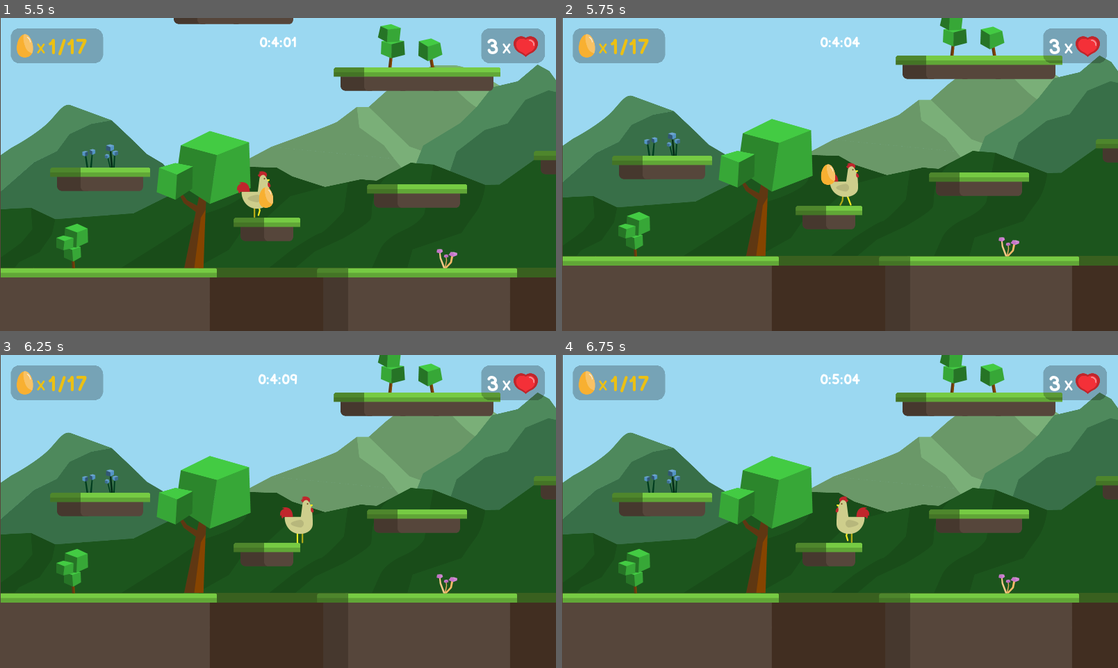
Above: before the commit, frames 1-4 (two rows, left to right).
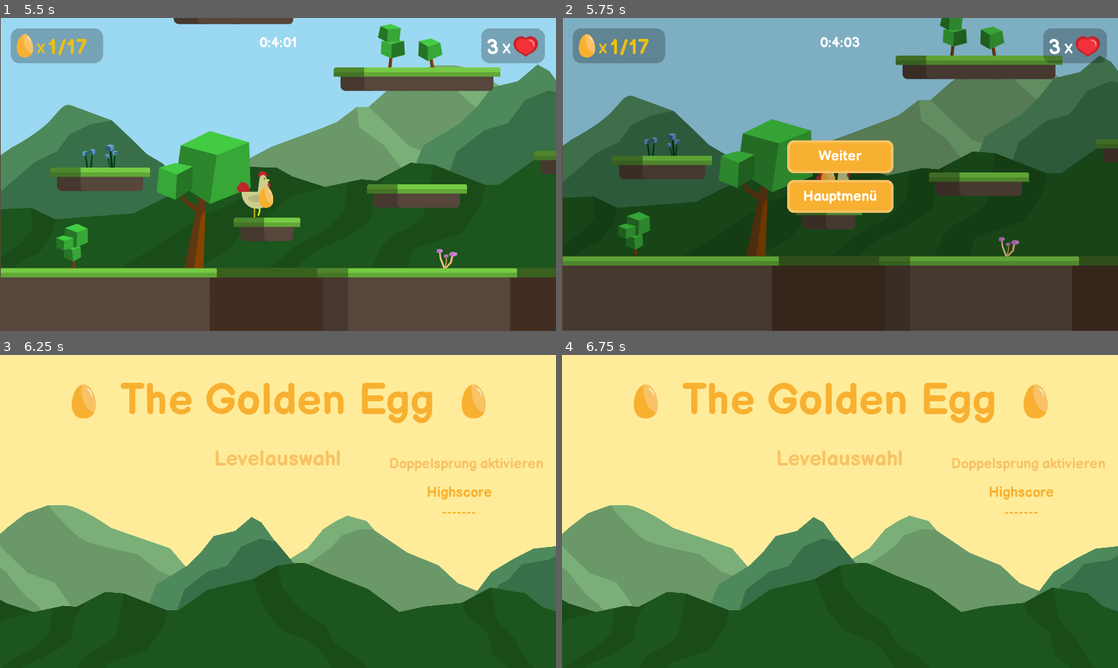
Above: after the commit, the same moments.

Repository: CutieCat2804/TheGoldenEgg
Game: Godot game, scene res://Scenes/Menus/TitleMenu/TitleMenu.tscn
The game is run twice, just before and just after one commit, with the same random seed, the same clock (stepped at 60 frames per second) and the same inputs.
Inputs (mouse positions are in pixels of both pictures, inside the frame that each line leads up to):
- Up to frame 1 (5.5 s): click "Levelauswahl" at 0.5 s; click "1" at 1.25 s; hold Right (right) 2.03-3.53 s; tap Space (jump) at 2.27, 3.02, 4.52, 5.27 s; hold A (left) 3.53-4.28 s; hold Right (right) from 4.28 s (still down)
- Up to frame 2 (5.75 s): keep holding Right (right); tap Escape (pause) at 5.65 s
- Up to frame 3 (6.25 s): release Right (right) at 5.75 s; click (278, 533) at 5.75 s, where only the run after the commit has a clickable "Hauptmenü"
- Up to frame 4 (6.75 s): hold A (left) from 6.53 s (still down)

Frame 1 is identical in both runs. In frame 2, 46% of the frame differs, in the area x 0-100%, y 0-80%; in frame 3, 98%, in the area x 0-100%, y 0-100%; in frame 4, 98%.

Commit message:
fixes

Diff:
--- a/Scenes/Globals.gd
+++ b/Scenes/Globals.gd
@@ -9,6 +9,7 @@
 var life
 var level
 var coinCount
+var levelName
 
 func _ready():
 	highscore = "-------"
--- a/Scenes/Level/HUD.gd
+++ b/Scenes/Level/HUD.gd
@@ -7,7 +7,6 @@
 # holt sich den Timer aus dem NodeTree
 onready var winningTimer = get_node("WinningTimer")
 onready var timerLabel = get_node("TimerLabel")
-onready var hud = get_node(".")
 
 var ms = 0
 var s = 0
--- a/Scenes/Menus/LevelSelect/LevelSelect.gd
+++ b/Scenes/Menus/LevelSelect/LevelSelect.gd
@@ -4,6 +4,7 @@
 	$DoubleJumpLabel.text = ""
 
 func _on_Level_pressed(name: String, doubleJumpRequired: bool):
+	Globals.levelName = name
 	if doubleJumpRequired == true && Globals.doubleJumpActive == true:
 		Globals.level = "res://Scenes/Level/"+ name +".tscn"
 		get_tree().change_scene(Globals.level)
--- a/Scenes/Menus/PauseMenu/PauseMenu.gd
+++ b/Scenes/Menus/PauseMenu/PauseMenu.gd
@@ -12,7 +12,7 @@
 
 func _input(event):
 	# Pause Menu öffnet sich nur in der Level Szene
-	if get_tree().current_scene.name == Globals.level:
+	if get_tree().current_scene.name == Globals.levelName:
 		# checkt ob Escape gedrückt wurde
 		if event.is_action_pressed("pause"):
 			$Overlay.visible = !$Overlay.visible
--- a/Scenes/Menus/PauseMenu/PauseMenu.tscn
+++ b/Scenes/Menus/PauseMenu/PauseMenu.tscn
@@ -13,19 +13,23 @@
 texture = ExtResource( 4 )
 region_rect = Rect2( 0, 0, 400, 140 )
 
-[sub_resource type="StyleBoxTexture" id=3]
-texture = ExtResource( 3 )
-region_rect = Rect2( 0, 0, 400, 140 )
+[sub_resource type="StyleBoxEmpty" id=3]
 
 [sub_resource type="StyleBoxTexture" id=4]
 texture = ExtResource( 3 )
 region_rect = Rect2( 0, 0, 400, 140 )
 
 [sub_resource type="StyleBoxTexture" id=5]
+texture = ExtResource( 3 )
+region_rect = Rect2( 0, 0, 400, 140 )
+
+[sub_resource type="StyleBoxTexture" id=6]
 texture = ExtResource( 4 )
 region_rect = Rect2( 0, 0, 400, 140 )
 
-[sub_resource type="StyleBoxTexture" id=6]
+[sub_resource type="StyleBoxFlat" id=7]
+
+[sub_resource type="StyleBoxTexture" id=8]
 texture = ExtResource( 3 )
 region_rect = Rect2( 0, 0, 400, 140 )
 
@@ -65,7 +69,8 @@
 margin_bottom = 93.0
 custom_styles/hover = SubResource( 1 )
 custom_styles/pressed = SubResource( 2 )
-custom_styles/normal = SubResource( 3 )
+custom_styles/focus = SubResource( 3 )
+custom_styles/normal = SubResource( 4 )
 custom_fonts/font = ExtResource( 2 )
 custom_colors/font_color = Color( 1, 1, 1, 1 )
 custom_colors/font_color_hover = Color( 1, 1, 1, 1 )
@@ -84,9 +89,10 @@
 margin_top = -84.0
 margin_right = 122.5
 margin_bottom = 1.0
-custom_styles/hover = SubResource( 4 )
-custom_styles/pressed = SubResource( 5 )
-custom_styles/normal = SubResource( 6 )
+custom_styles/hover = SubResource( 5 )
+custom_styles/pressed = SubResource( 6 )
+custom_styles/focus = SubResource( 7 )
+custom_styles/normal = SubResource( 8 )
 custom_fonts/font = ExtResource( 2 )
 custom_colors/font_color = Color( 1, 1, 1, 1 )
 custom_colors/font_color_hover = Color( 1, 1, 1, 1 )
--- a/Scenes/Menus/TitleMenu/TitleMenu.tscn
+++ b/Scenes/Menus/TitleMenu/TitleMenu.tscn
@@ -115,7 +115,7 @@
 margin_bottom = 384.206
 custom_fonts/font = SubResource( 4 )
 custom_colors/font_color = Color( 0.976471, 0.694118, 0.196078, 1 )
-text = "Highscore"
+text = "00:00:00"
 align = 1
 script = ExtResource( 4 )
 __meta__ = {
--- a/Scenes/Player/Player.gd
+++ b/Scenes/Player/Player.gd
@@ -37,7 +37,7 @@
 		$Sprite.play("jump")
 
 	# Lässt den Player fallen|Je länger er fällt desto schneller fällt er
-	velocity.y = velocity.y + GRAVITY
+	velocity.y += GRAVITY
 
 	# guckt ob Spieler auf dem Boden
 	# setzt die Variablen, damit Player nicht beim fallen springen kann
Not shown: 1 places in Scenes/Menus/PauseMenu/PauseMenu.tscn that only renumber resources
Not shown, changed: assets/Buttons/Buttons.ai
Not shown, changed: assets/Huhn/Huhn.ai
